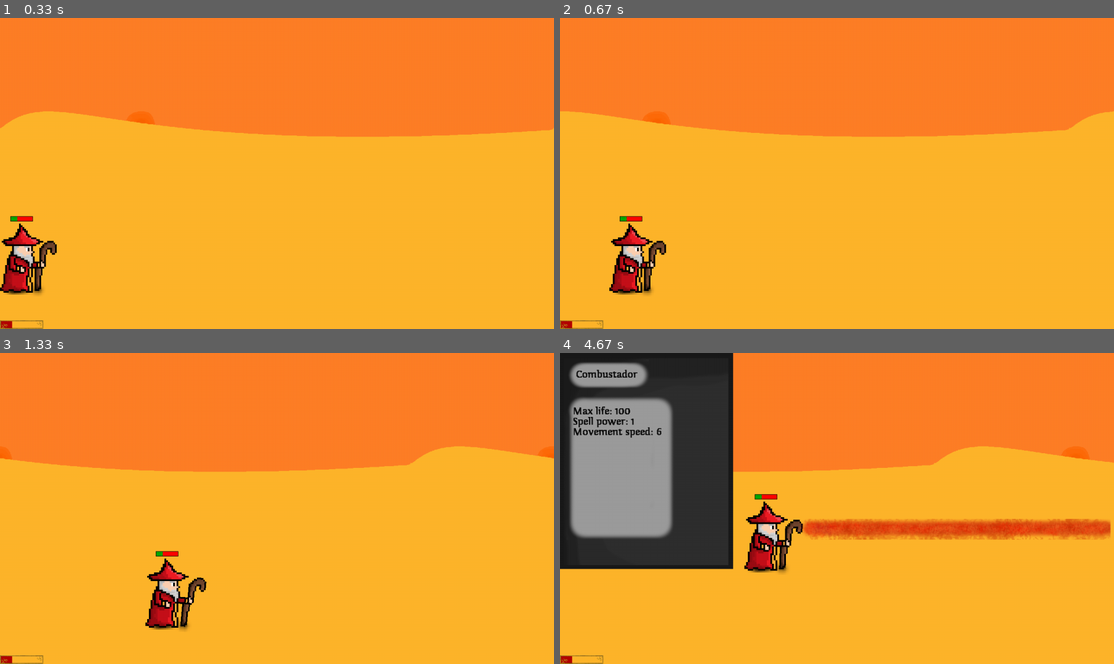
Above: before the commit, frames 1-4 (two rows, left to right).
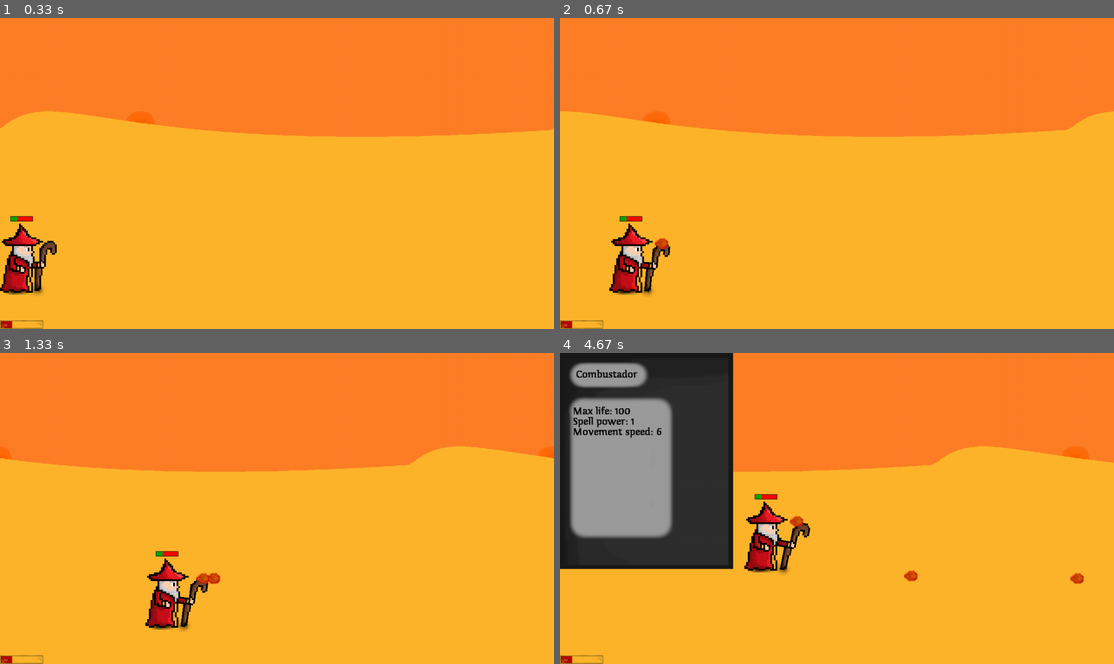
Above: after the commit, the same moments.

Repository: sorennx/Pygame-Project
Game: pygame game, started from src/main.py
Two runs of this game, one before a commit and one after it. Both use one fixed random seed, a clock stepped at 60 frames per second and the inputs below.
Inputs:
- Up to frame 1 (0.33 s): no input
- Up to frame 2 (0.67 s): hold X from 0.33 s (still down); hold D from 0.33 s (still down)
- Up to frame 3 (1.33 s): release X at 0.8 s; release D at 0.8 s; hold Esc 0.83-1.3 s; hold D 0.83-1.3 s; tap X at 0.9, 1.2 s; tap Z at 0.98 s
- Up to frame 4 (4.67 s): hold D 1.33-1.8 s; tap X at 1.4, 1.7, 1.9, 2.23, 2.53, 2.73, 3.03, 3.3, 3.63, 3.93, 4.07, 4.47 s; tap C at 1.48, 2.82, 4.15 s; hold W 1.83-2.13 s; hold D 2.17-2.63 s; tap Z at 2.32, 3.72 s; hold A 2.67-3.2 s; hold S 3.23-3.53 s; hold A 3.57-3.97 s; hold W 4-4.37 s; hold D from 4.4 s (still down)

Frame 1 is identical in both runs. In frame 2, 0.3% of the frame differs, in the area x 14-20%, y 70-89%; in frame 3, 0.3%; in frame 4, 3.9%, in the area x 39-100%, y 52-75%.

Commit message:
v0.0.17 - added FireBeam, todo: beam collions and stuff

Diff:
--- a/src/Abilities.py
+++ b/src/Abilities.py
@@ -22,7 +22,7 @@
         self.rect = self.image.get_rect()
         self.rect.x = self.hero.weaponXoffset + self.hero.rect.x
         self.rect.y = self.hero.weaponYoffset + self.hero.rect.y
-
+        self.attackFrames = 60 #the frames/time attack takes to cast
         self.baseDamage = 5
         self.damage = self.baseDamage + (0.1 * self.hero.baseSpellPower)
 
--- a/src/GameEvents.py
+++ b/src/GameEvents.py
@@ -1 +1,11 @@
 #todo: onHitEvent, onCollisionEvent etc
+import pygame
+from main import * #importing the groups from the Game
+
+
+class ProjectileCollision:
+    pass
+
+
+class BeamCollision:
+    pass
--- a/src/MainHero.py
+++ b/src/MainHero.py
@@ -18,6 +18,7 @@
         super().__init__()
         self.window = window
         self.events = []
+        self.keysPressed = pygame.key.get_pressed()
         #Hero related images and general info:
         self.characterName = 'Combustador'
         self.image = img
@@ -66,7 +67,7 @@
         self.currentHp = self.maxHp - 70
         self.movementSpeed = self.baseMovementSpeed
 
-        self.gcd = False
+        self.gcd = False #if set to False - hero is not attacking, True - hero is currently attacking
         self.attackFrame = 0
         self.currentAttack = 0
         self.movingForward = False
@@ -81,10 +82,11 @@
 
         #keysPressed = pygame.key.get_pressed()
         #self.handleHeroMovement(keysPressed)
-        self.handlKeyPresses()
+        self.handleKeyPresses()
         self.drawWeapon()
         #self.handleHeroAttacks(keysPressed)
         self.drawHpBar()
+
 
 
     def drawHpBar(self):
@@ -93,83 +95,79 @@
         pygame.draw.rect(self.window,(0,167,0),(self.rect.center[0]-(self.baseHpBarWidth/2),self.rect.y,self.baseHpBarWidth*(self.currentHp/self.maxHp),10),border_radius = 0) #green hp bar
 
     def fireBeam(self):
-        print("Fire beam")
-        t = None
-        self.currentAttack = 2
-        attackFrames = 15
-        if self.attackFrame == 7:
-            rBeam = FireBeam(self.window, self)
-            self.beamGroup.add(rBeam)
-            t = rBeam
-
-        if self.attackFrame > attackFrames-1:
+        fBeam = FireBeam(self.window, self)
+        self.currentAttack = 2 #id of a attack/ability
+        if self.attackFrame > fBeam.attackFrames: # reseetting the value of attack frame it's higher than this spell's attackFrames, this could cause weird animations later on
             self.attackFrame = 0
-            self.currentAttack = 0
-            if t in self.beamList:
-                self.beamList.remove(t)
+
+        if self.attackFrame == fBeam.attackFrames:
+
+            if len(self.beamGroup) == 0: #making sure that we have only one beam at the time
+                self.beamList.append(fBeam)
+                self.beamGroup.add(fBeam)
+                self.gcd = True
+
+            self.beamGroup.update() #updating the beam and drawing it
+            self.beamGroup.draw(self.window)
+
+        if self.attackFrame > fBeam.attackFrames-1: #keeping the staff at the same, tilted possition, is it necessary?
             self.gcd = False
-            if len(self.beamList)>0:
-                del self.beamList[0]
-        tx = self.rect
-        # self.image = MAINHERO_BASICRANGEATTACK[self.attackFrame]
-        self.weapon.image = pygame.transform.rotate(self.weaponImg, -1 * self.attackFrame)
-        x, y = self.weapon.rect.center
-        self.weapon.rect = self.weapon.image.get_rect()
-        self.weapon.rect.center = [x, y]
-
-        self.attackFrame +=1
+            self.attackFrame = fBeam.attackFrames
+
+        if self.attackFrame < fBeam.attackFrames: #rotating the staff till it's tilted in the positon we want it to be. 10/fBeam.attackFrames slows down the animation
+            self.weapon.image = pygame.transform.rotate(self.weaponImg, -1 * self.attackFrame * 10/fBeam.attackFrames)  # part responsbile for rotating/moving the staff accordingly to the current frame of the attack
+            x, y = self.weapon.rect.center
+            self.weapon.rect = self.weapon.image.get_rect()
+            self.weapon.rect.center = [x, y]
+            self.attackFrame += 1
 
     def basicRangeAttack(self): #todo: attacks as seperate class
         sound = pygame.mixer.Sound(os.path.join('./assets/Sounds/AttackSounds/Fireball', 'FireballSound.wav'))
         sound.set_volume(0.3)
         attackFrames = 15
-
         self.currentAttack = 1
+
+        if self.attackFrame > attackFrames: # reseetting the value of attack frame it's higher than this spell's attackFrames, this could cause weird animations later on
+            self.attackFrame = 0
+
+
         self.projectileSpawnCords = [self.rect.x+180, self.rect.y+50]
         projImage = self.projectileImg
         projImage = pygame.transform.scale(projImage,(32,32))
-        t = None
+
+
         # if self.attackFrame == 1:
         #     sound.play()
-        #
-        if self.attackFrame == 7:
+
+        if self.attackFrame == 7: #spawning projectile at 7th frame of the attack - when staff is in the right position
             proj = Projectile(self.window, self.weapon.weaponProjectileSpawnCords[0], self.weapon.weaponProjectileSpawnCords[1], projImage, self)
             self.projectileList.append(proj)
-            t = proj
-
-        if self.attackFrame > attackFrames-1:
+
+        if self.attackFrame > attackFrames-1: #resetting back to frame 0 - so that the staff position goes back to default position
             self.attackFrame = 0
             self.currentAttack = 0
-            if t in self.projectileList:
-                self.projectileList.remove(t)
             self.gcd = False
-            if len(self.projectileList)>0: #what the fuck is going on here????
-                del self.projectileList[0]
-
-        tx = self.rect
-        #self.image = MAINHERO_BASICRANGEATTACK[self.attackFrame]
-        self.weapon.image = pygame.transform.rotate(self.weaponImg, -1*self.attackFrame)
+
+
+        self.weapon.image = pygame.transform.rotate(self.weaponImg, -1*self.attackFrame) #part responsbile for rotating/moving the staff accordingly to the current frame of the attack
         x,y = self.weapon.rect.center
         self.weapon.rect = self.weapon.image.get_rect()
         self.weapon.rect.center = [x,y]
-
         self.attackFrame += 1
 
-    def handlKeyPresses(self):
+    def handleKeyPresses(self):
         keysPressed = pygame.key.get_pressed()
 
         self.handleHeroMovement(keysPressed)
         self.handleUIKeybinds(keysPressed)
         self.handleAbilities(keysPressed)
 
+    def resetWeaponAnimation(self):
+        self.attackFrame = 0
+        self.weapon.image = pygame.transform.rotate(self.weaponImg, -1 * self.attackFrame)
+
+
     def handleUIKeybinds(self,keysPressed):
-
-        # if keysPressed[pygame.K_ESCAPE]: #Closing all ui
-        #     self.charSheet.isOpen = False
-        #
-        # if keysPressed[pygame.K_c]:
-        #     if self.charSheet.isOpen == False:
-        #         self.charSheet.isOpen = True
 
         for event in self.events:
             if event.type == pygame.KEYDOWN:
@@ -217,12 +215,26 @@
             self.movingForward = True
 
     def handleAbilities(self,keysPressed):
-        if keysPressed[pygame.K_z]:
-            self.fireBeam()
-
-
-
-
+
+
+        if self.gcd == False:
+            if keysPressed[pygame.K_x]:
+                #self.resetWeaponAnimation()
+                self.basicRangeAttack()
+                self.gcd = True
+
+            elif keysPressed[pygame.K_z]:
+                self.fireBeam()
+                self.gcd = True
+            else:
+                self.resetWeaponAnimation()
+
+
+        if self.gcd == True:
+            if self.currentAttack == 1:
+                self.basicRangeAttack()
+            elif self.currentAttack == 2:
+                self.fireBeam()
 
     def spawnWeapon(self):
         wep = Weapon(self.rect.x+72,self.rect.y+56,self.window,self.weaponImg,'Staff')
--- a/src/main.py
+++ b/src/main.py
@@ -107,7 +107,7 @@
                 else:
                     hero1.events.append(event)
 
-            keysPressed = pygame.key.get_pressed()
+
 
             #print(hero1.xCord,hero1.rect.x)
             pygame.display.update()
@@ -121,7 +121,7 @@
             heroGroup.update()
             heroGroup.draw(self.gameWindow)
 
-            self.handleHeroAttacks(hero1,keysPressed)
+            #self.handleHeroAttacks(hero1,keysPressed) #todo: move it to abilities/different class
 
 
             #Enemy handling part
@@ -136,40 +136,39 @@
             #Projectile handling part
             heroProjGroup.update()
             heroProjGroup.draw(self.gameWindow)
-            self.handleHeroProj(hero1,heroProjGroup)
+            self.handleHeroProj(hero1,heroProjGroup) #todo: move it somewhere else
             self.handleProjCollision(heroProjGroup,enemyGroup,hero1)
 
             #Abilities handling part
-            hero1.beamGroup.update()
-            hero1.beamGroup.draw(self.gameWindow)
-            hero1.handleAbilities(keysPressed)
+
+            #hero1.handleAbilities(keysPressed)
 
     def drawWindow(self):
         self.gameWindow.fill(WHITE)
         #self.drawBackground()
 
-    def drawLevel(self,level):
+    def drawLevel(self,level): #todo: move it somewhere else
         for i in level.backgroundList:
             self.gameWindow.blit(i.image,(i.rect.x,i.rect.y))
         level.moveAllBackgrounds()
 
-    def handleHeroProj(self,hero,heroProjGroup):
+    def handleHeroProj(self,hero,heroProjGroup): #todo: move it somewhere else
         for i in hero.projectileList:
             if i not in heroProjGroup:
                 heroProjGroup.add(i)
         #print(heroProjGroup)
 
-    def handleHeroAttacks(self,hero,keysPressed):
-        if keysPressed[pygame.K_SPACE]:  # Is there a way to move it to the MainHero class ?
-            if hero.gcd == False:
-                hero.basicRangeAttack()
-                hero.gcd = True
+    # def handleHeroAttacks(self,hero,keysPressed):
+    #     if keysPressed[pygame.K_SPACE]:  # Is there a way to move it to the MainHero class ?
+    #         if hero.gcd == False:
+    #             hero.basicRangeAttack()
+    #             hero.gcd = True
+    #
+    #     if hero.gcd == True:
+    #         if hero.currentAttack == 1:
+    #             hero.basicRangeAttack()
 
-        if hero.gcd == True:
-            if hero.currentAttack == 1:
-                hero.basicRangeAttack()
-
-    def handleProjCollision(self,projGroup,targetGroup,hero):
+    def handleProjCollision(self,projGroup,targetGroup,hero): #todo: move it somwhere else
         targetsHit = pygame.sprite.groupcollide(projGroup,targetGroup,False,False)
         for proj in targetsHit.keys():
             for tar in targetsHit.values():
@@ -179,7 +178,7 @@
                         hero.currentHp += (proj.damage * hero.currentSpellPower)*hero.lifeStealPower
                     proj.kill()
 
-    def spawnSomeMobs(self,enemyGroup,hero):
+    def spawnSomeMobs(self,enemyGroup,hero): #todo: move it somwhere else
         if len(enemyGroup) <=2:
             for i in range(2):
                 enemy = Enemy(850-r.randint(50,100), 550-r.randint(50,100), self.gameWindow,hero)
